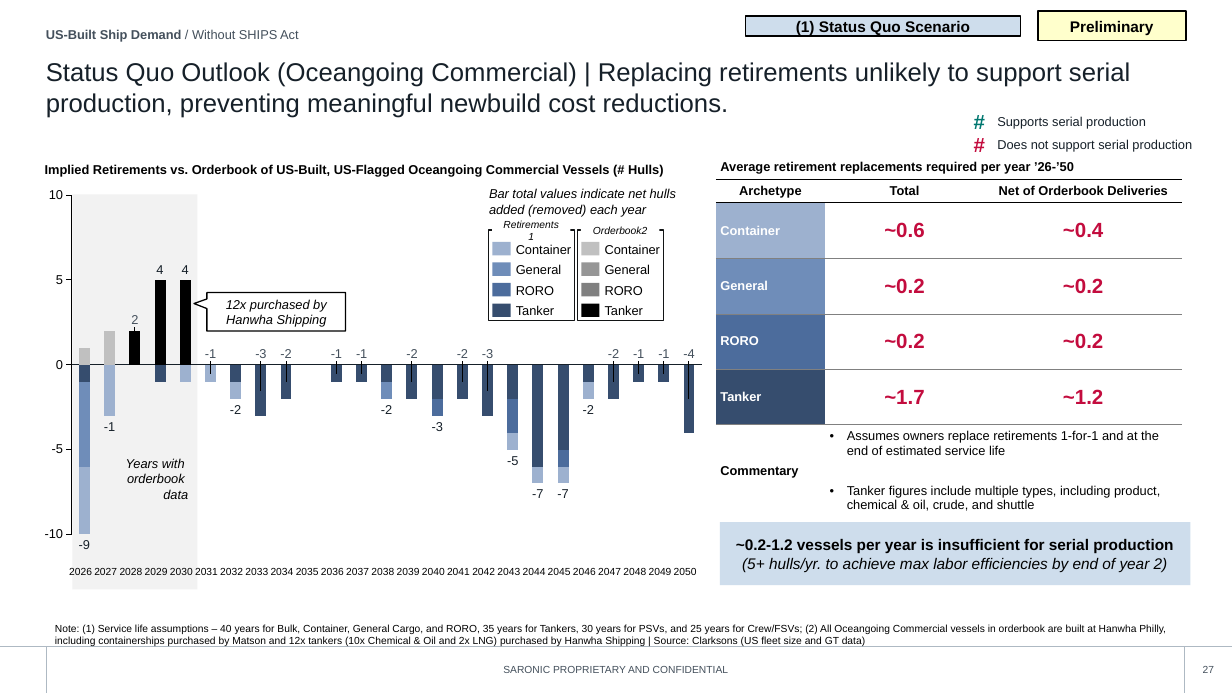
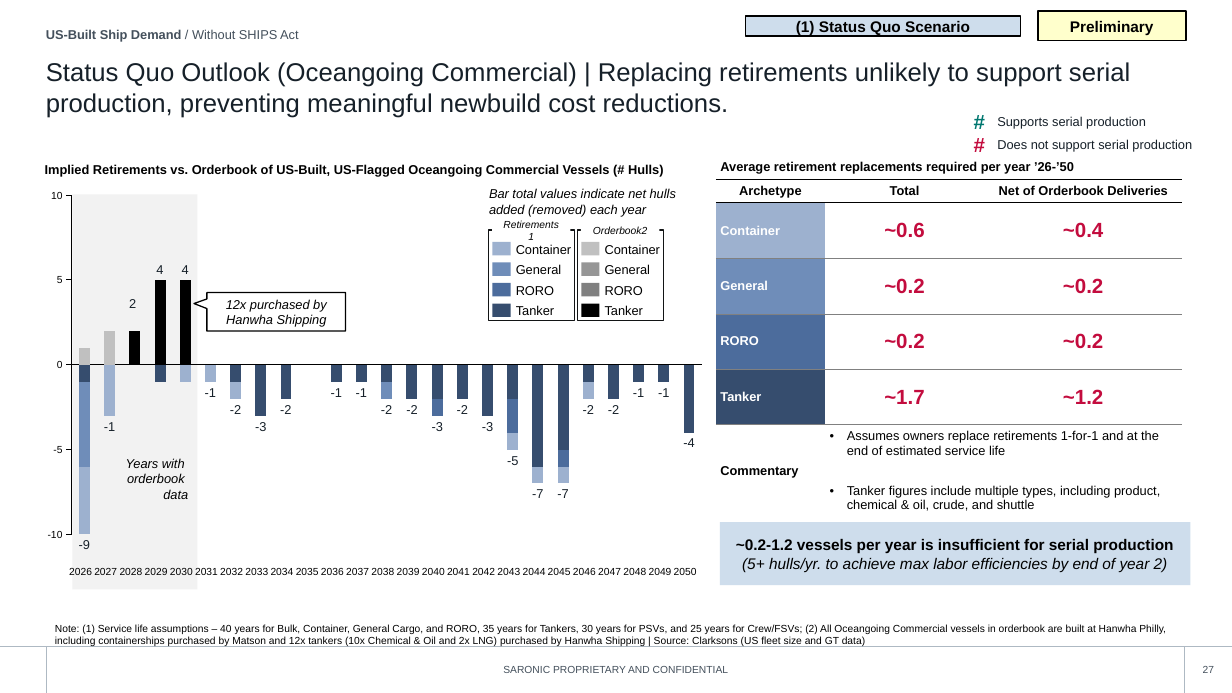
Before and after one commit to toole-brendan/slide_factory, a slide deck: slide 27 of style_library/library.pptx. Drawn at 1232x693 pixels with LibreOffice and Linux fonts; fonts in the diff are those of the drawing; background and template pictures are left out. Boxes give left, top, right and bottom in pixels: in the first picture for what was removed or moved away, otherwise in the second. Text is boxed around its words. In the diff, an @@ line names an element or a change of style, - is before the commit and + after.

```diff
--- a/style_library/library.pptx
+++ b/style_library/library.pptx
@@ column stacked chart at [30,173,711,558] @@
@@ data labels of Series 1 added @@
@@ colours of single points changed @@
@@ colours of single points changed @@
@@ colours of single points changed @@
@@ colours of single points changed @@
@@ category axis changed @@
@@ value axis changed @@
@@ text added at [129,299,136,308], 10 pt, text #162029 @@
+2
@@ text added at [205,388,216,397], 10 pt, text #162029 @@
+-1
@@ text added at [331,388,342,397], 10 pt, text #162029 @@
+-1
@@ text added at [356,388,367,397], 10 pt, text #162029 @@
+-1
@@ text added at [633,388,644,397], 10 pt, text #162029 @@
+-1
@@ text added at [658,388,669,397], 10 pt, text #162029 @@
+-1
@@ text added at [280,405,291,414], 10 pt, text #162029 @@
+-2
@@ text added at [406,405,417,414], 10 pt, text #162029 @@
+-2
@@ text added at [457,405,468,414], 10 pt, text #162029 @@
+-2
@@ text added at [608,405,619,414], 10 pt, text #162029 @@
+-2
@@ text added at [255,422,266,431], 10 pt, text #162029 @@
+-3
@@ text added at [482,422,493,431], 10 pt, text #162029 @@
+-3
@@ text added at [683,438,694,447], 10 pt, text #162029 @@
+-4
```
Also in this commit, not shown: 1 other slide changed, 4 other files.
